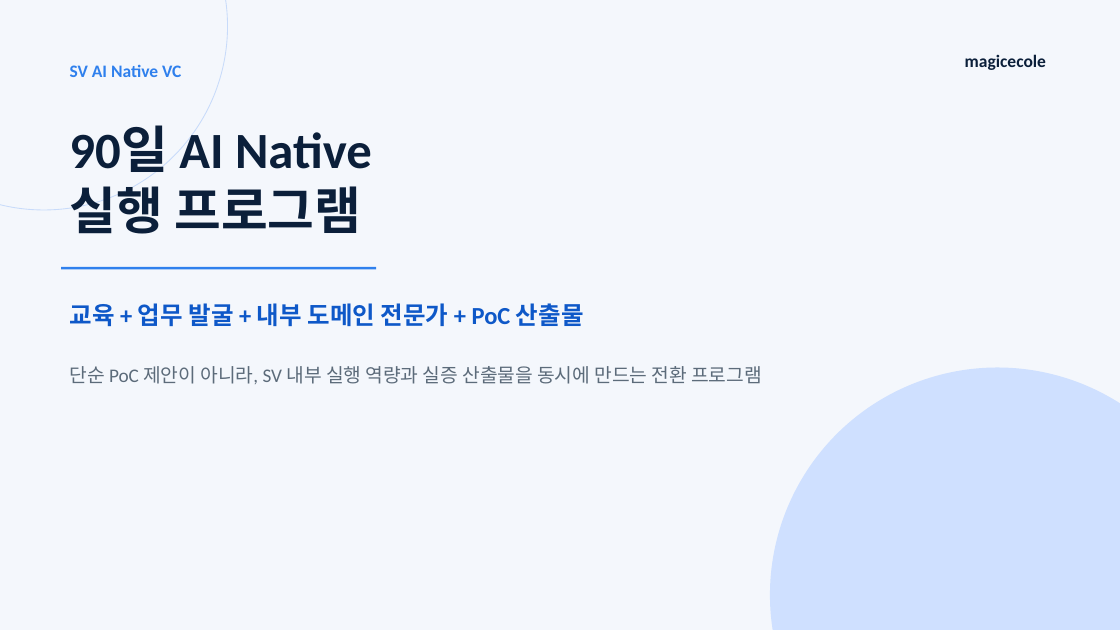
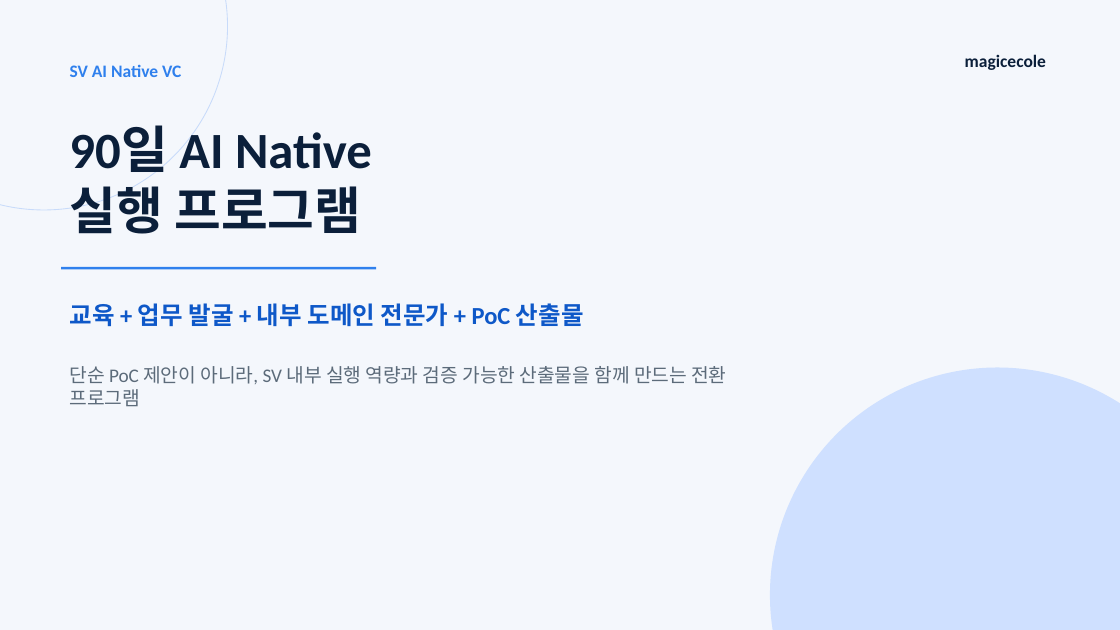
Before and after one commit to MagicecoleAI/svinvest-ai-native-vc-workshop, a slide deck: slide 1 of outputs/SV_AI_Native_90일_실행프로그램.pptx. Drawn at 1120x630 pixels with LibreOffice and Linux fonts; fonts in the diff are those of the drawing. Boxes give left, top, right and bottom in pixels: in the first picture for what was removed or moved away, otherwise in the second. Text is boxed around its words. In the diff, an @@ line names an element or a change of style, - is before the commit and + after.

```diff
--- a/outputs/SV_AI_Native_90일_실행프로그램.pptx
+++ b/outputs/SV_AI_Native_90일_실행프로그램.pptx
@@ text at (69, 366, 726, 406): text changed @@
-단순 PoC 제안이 아니라, SV 내부 실행 역량과 실증 산출물을 동시에 만드는 전환 프로그램
+단순 PoC 제안이 아니라, SV 내부 실행 역량과 검증 가능한 산출물을 함께 만드는 전환 프로그램
```
Also in this commit, not shown: 9 other slides changed, 1 other file.
